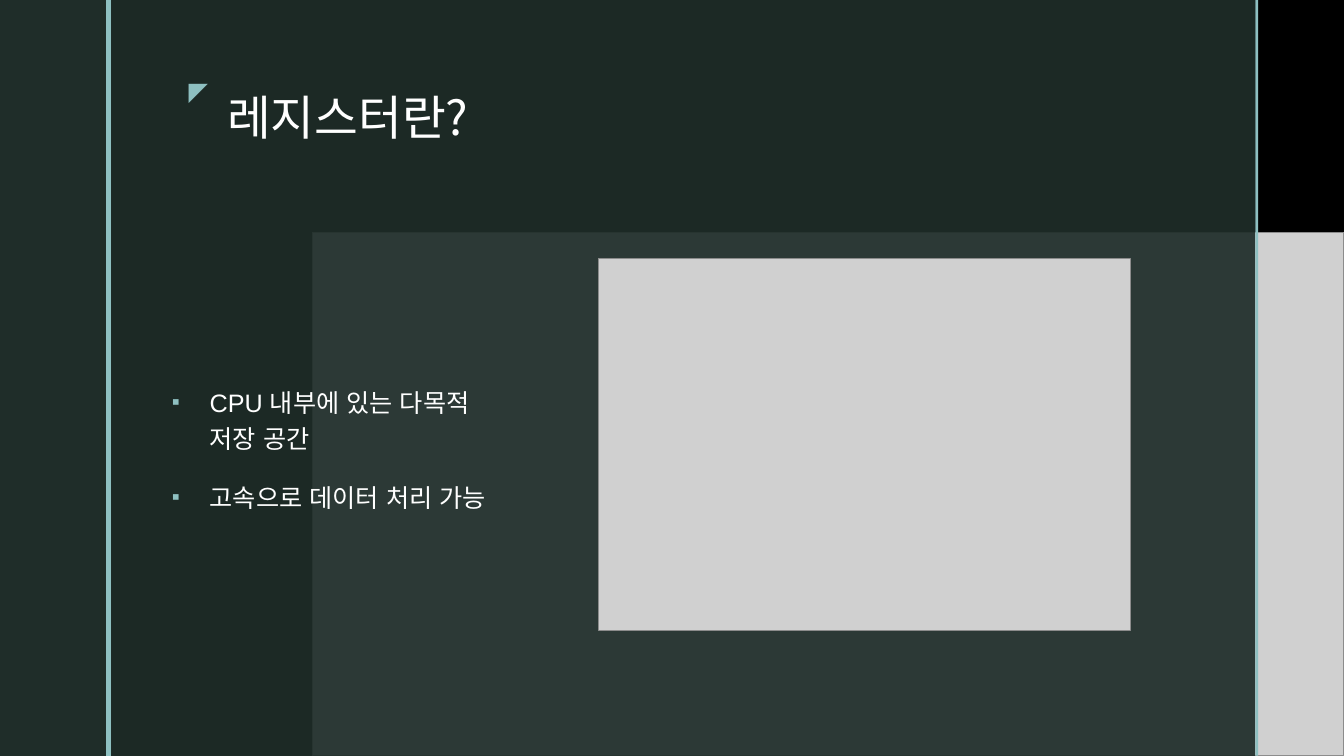
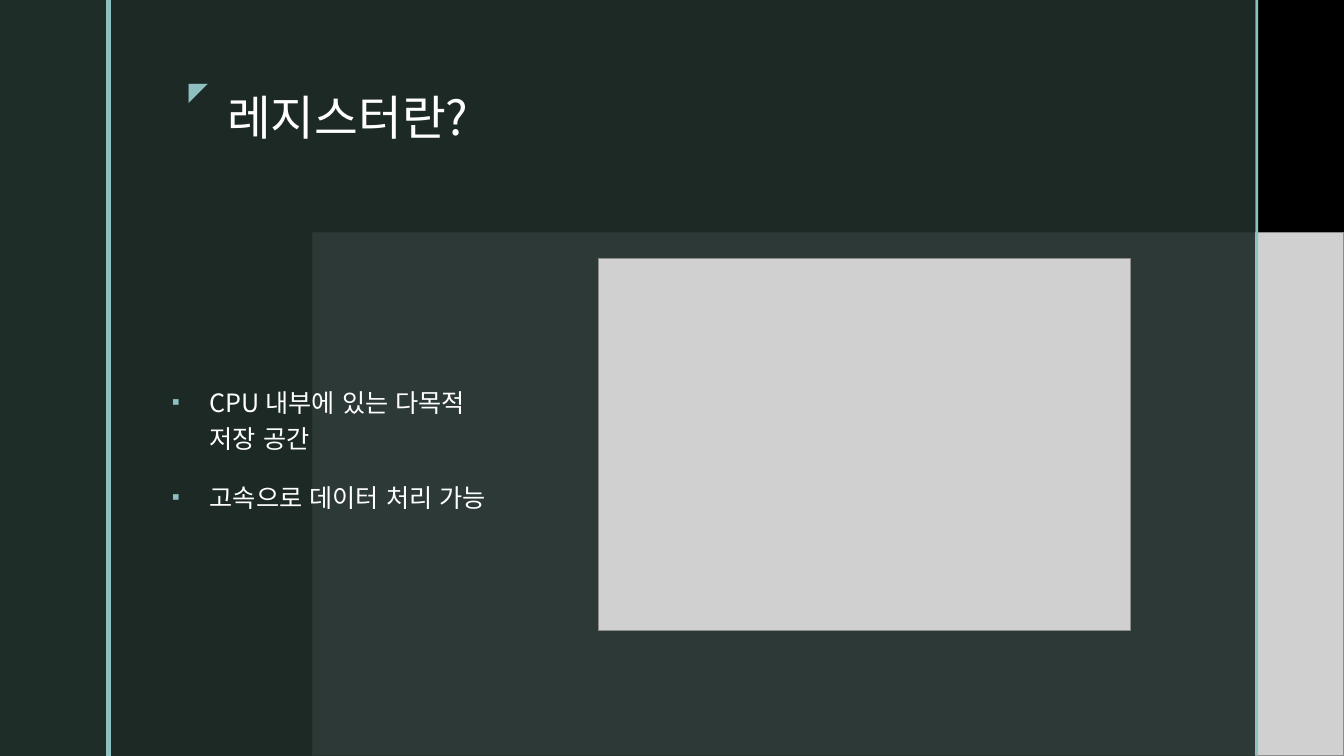
Before and after one commit to rodamin/Afron_repository, a slide deck: slide 2 of 남유림/범용 레지스터 남유림.pptx. Drawn at 1344x756 pixels with LibreOffice and Linux fonts; fonts in the diff are those of the drawing; grey boxes stand for pictures; background and template pictures are left out. Boxes give left, top, right and bottom in pixels: in the first picture for what was removed or moved away, otherwise in the second. Text is boxed around its words. In the diff, an @@ line names an element or a change of style, - is before the commit and + after.

```diff
--- a/남유림/범용 레지스터 남유림.pptx
+++ b/남유림/범용 레지스터 남유림.pptx
@@ text "CPU 내부에 있는 다목적 저장 ..." at (210,391,486,509): font Arial to Noto Sans CJK KR @@
```
Also in this commit, not shown: 2 other slides changed.
